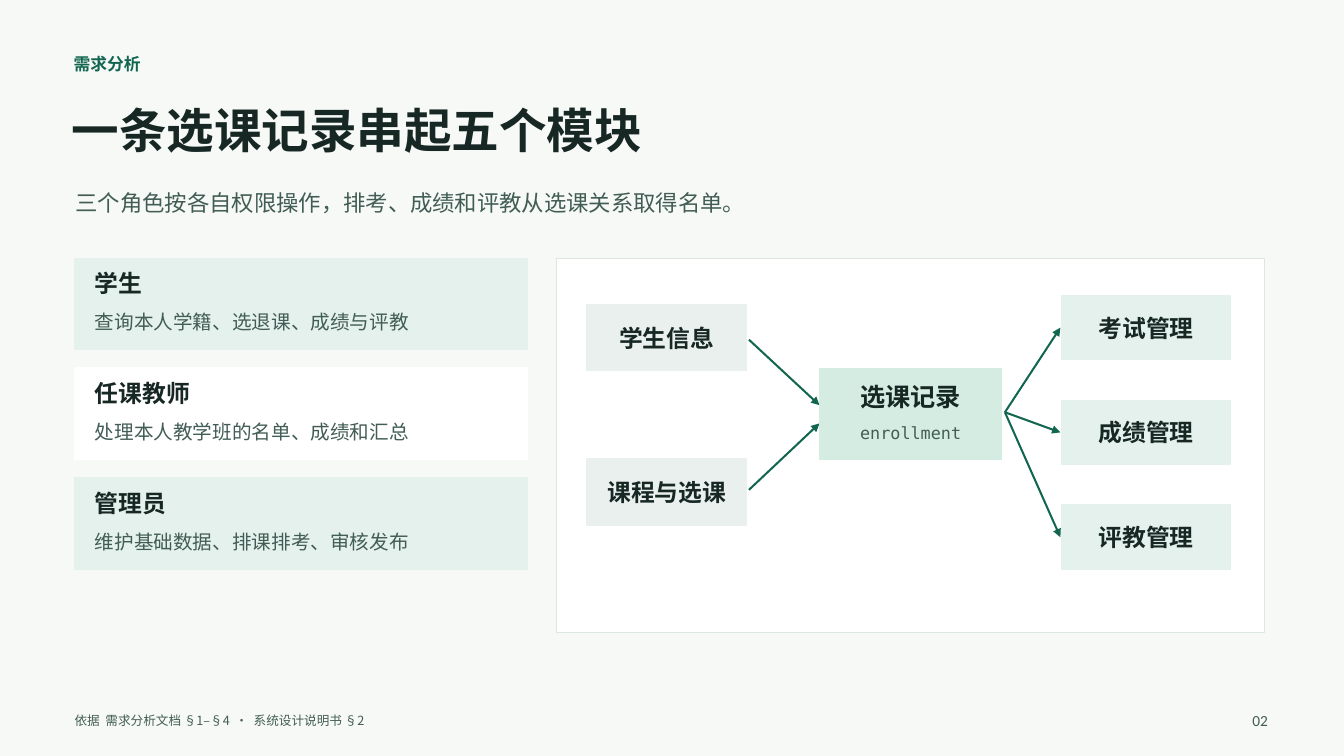
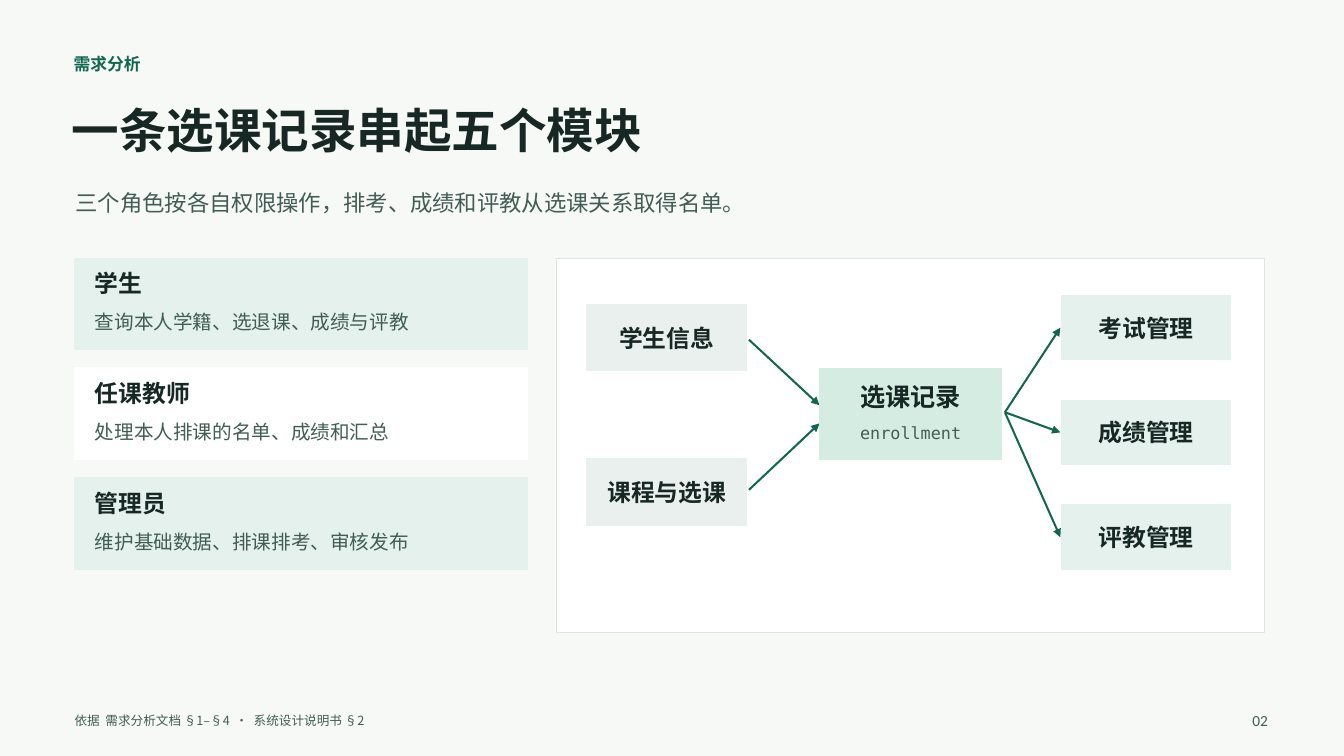
Before and after one commit to We1chan/databasecoursedesign, a slide deck: slide 2 of docs/04-教务系统数据库终期验收汇报.pptx. Drawn at 1344x756 pixels with LibreOffice and Linux fonts; fonts in the diff are those of the drawing. Boxes give left, top, right and bottom in pixels: in the first picture for what was removed or moved away, otherwise in the second. Text is boxed around its words. In the diff, an @@ line names an element or a change of style, - is before the commit and + after.

```diff
--- a/docs/04-教务系统数据库终期验收汇报.pptx
+++ b/docs/04-教务系统数据库终期验收汇报.pptx
@@ text at (x1=95, y1=422, x2=389, y2=441): text changed @@
-处理本人教学班的名单、成绩和汇总
+处理本人排课的名单、成绩和汇总
```
Also in this commit, not shown: 3 other slides changed, 15 other files.
